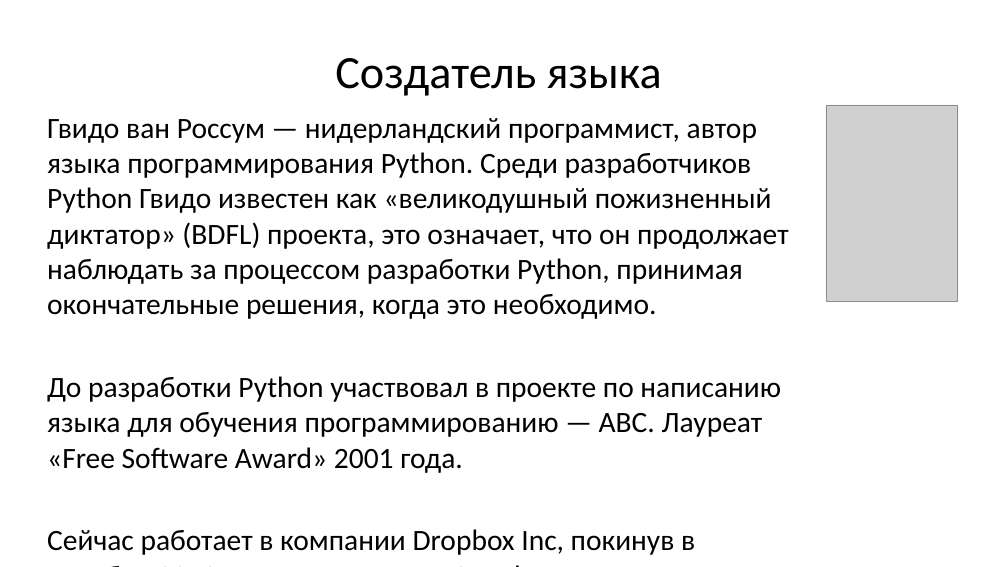
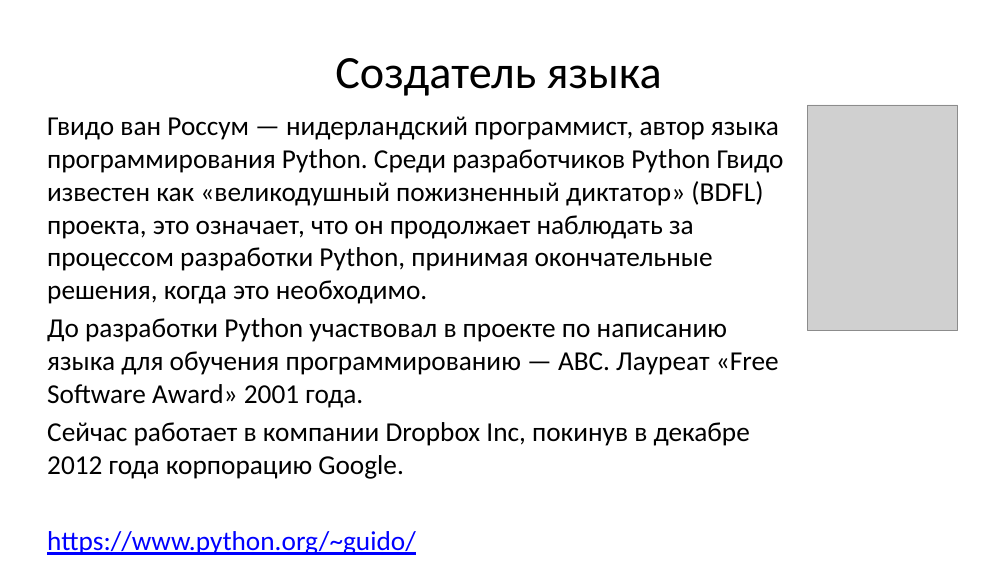
Before and after one commit to maxchv/LearnPython, a slide deck: slide 8 of webminar.pptx (slide 4 before the commit). Drawn at 1008x567 pixels with LibreOffice and Linux fonts; fonts in the diff are those of the drawing; grey boxes stand for pictures. Boxes give left, top, right and bottom in pixels: in the first picture for what was removed or moved away, otherwise in the second. Text is boxed around its words. In the diff, an @@ line names an element or a change of style, - is before the commit and + after.

```diff
--- a/webminar.pptx
+++ b/webminar.pptx
@@ text "Гвидо ван Россум — нидерландский ..." at (47,116,784,555): size 28.1 to 26 pt; size 11 to 26 pt in "https://www.python.org/~guido/"; more space between paragraphs @@
@@ picture: place and size @@
-picture at (827,105,958,302)
+picture at (808,105,957,331)
```
Also in this commit, not shown: 12 other slides changed, 4 slides added, 12 slides removed.
